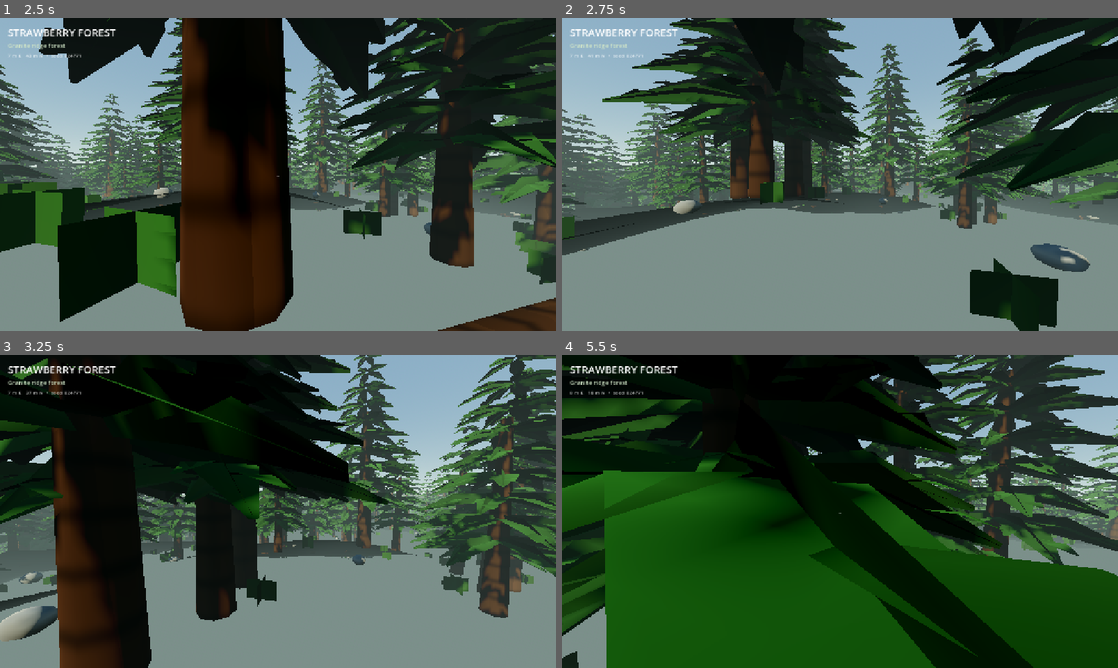
Above: before the commit, frames 1-4 (two rows, left to right).
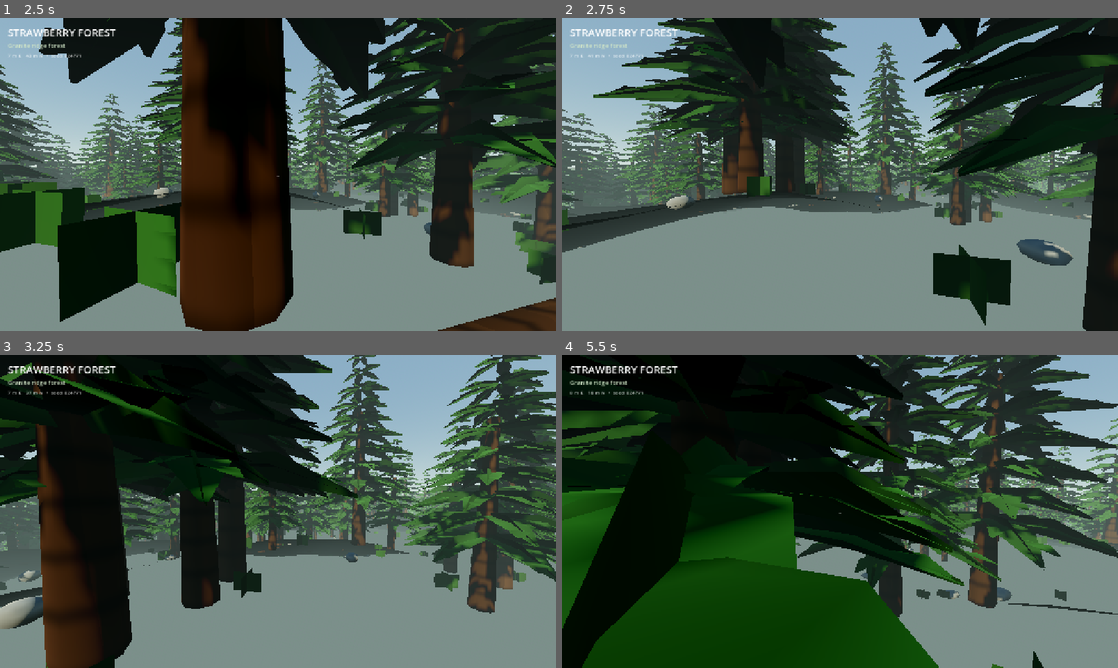
Above: after the commit, the same moments.

Repository: jain-Igtm/Strawberry-Games
Game: Godot game, scene res://main.tscn
The game is run twice, just before and just after one commit, with the same random seed, the same clock (stepped at 60 frames per second) and the same inputs.
Inputs (mouse positions are in pixels of both pictures, inside the frame that each line leads up to):
- Up to frame 1 (2.5 s): tap Enter at 0.5 s; move the mouse to (305, 174) at 0.52 s; hold Shift (sprint) 0.53-1.28 s; hold W (move_forward) from 0.53 s (still down); tap Space (jump) at 0.77, 1.52 s; move the mouse to (250, 174) at 1.27 s; tap H (toggle_ui) at 1.35 s; move the mouse to (289, 168) at 2.02 s; hold Shift (sprint) from 2.03 s (still down)
- Up to frame 2 (2.75 s): keep holding W (move_forward); keep holding Shift (sprint)
- Up to frame 3 (3.25 s): keep holding W (move_forward); move the mouse to (272, 517) at 2.77 s; release Shift (sprint) at 2.78 s; tap H (toggle_ui) at 2.85 s; tap Space (jump) at 3.02 s
- Up to frame 4 (5.5 s): keep holding W (move_forward); move the mouse to (878, 514) at 3.52 s; hold Shift (sprint) 3.53-4.28 s; tap Space (jump) at 3.77, 4.52 s; move the mouse to (795, 508) at 4.27 s; tap H (toggle_ui) at 4.35 s; move the mouse to (845, 511) at 5.02 s; hold Shift (sprint) from 5.03 s (still down)

Frame 1 is identical in both runs. In frame 2, 28% of the frame differs, in the area x 0-100%, y 0-100%; in frame 3, 28%; in frame 4, 52%.

Commit message:
Move tree trunks to dedicated obstacle layer

Diff:
--- a/godot-forest-explorer/scripts/tree_collision_manager.gd
+++ b/godot-forest-explorer/scripts/tree_collision_manager.gd
@@ -3,6 +3,7 @@
 const COLLISION_RADIUS := 20.0
 const MAX_ACTIVE_TRUNKS := 72
 const REFRESH_INTERVAL := 0.22
+const OBSTACLE_LAYER := 2
 
 @onready var player: CharacterBody3D = get_node("../Player")
 
@@ -13,6 +14,8 @@
 func _ready() -> void:
     _body = StaticBody3D.new()
     _body.name = "NearbyTreeCollisionBody"
+    _body.collision_layer = OBSTACLE_LAYER
+    _body.collision_mask = 0
     add_child(_body)
     for i in range(MAX_ACTIVE_TRUNKS):
         var shape := CollisionShape3D.new()
